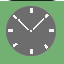
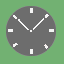
Layers edited between the first and the second w=64, h=64 image:
painted on "ScalaFX-icon-64x64.png" over [left=0, top=0, right=64, bottom=1]
